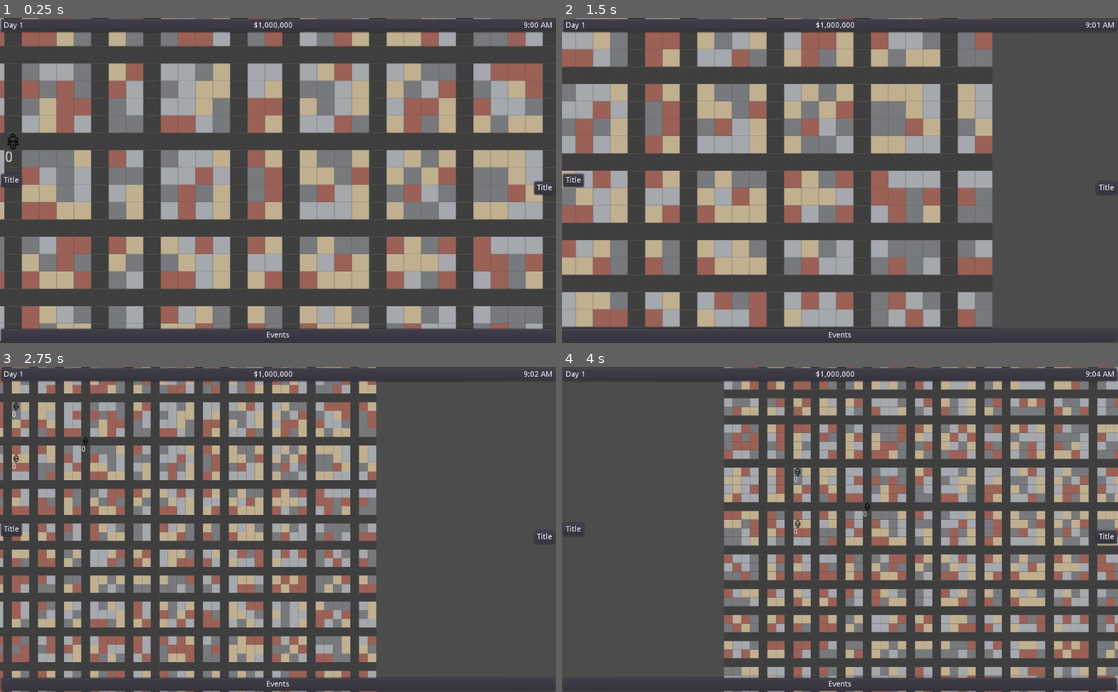
Above: before the commit, frames 1-4 (two rows, left to right).
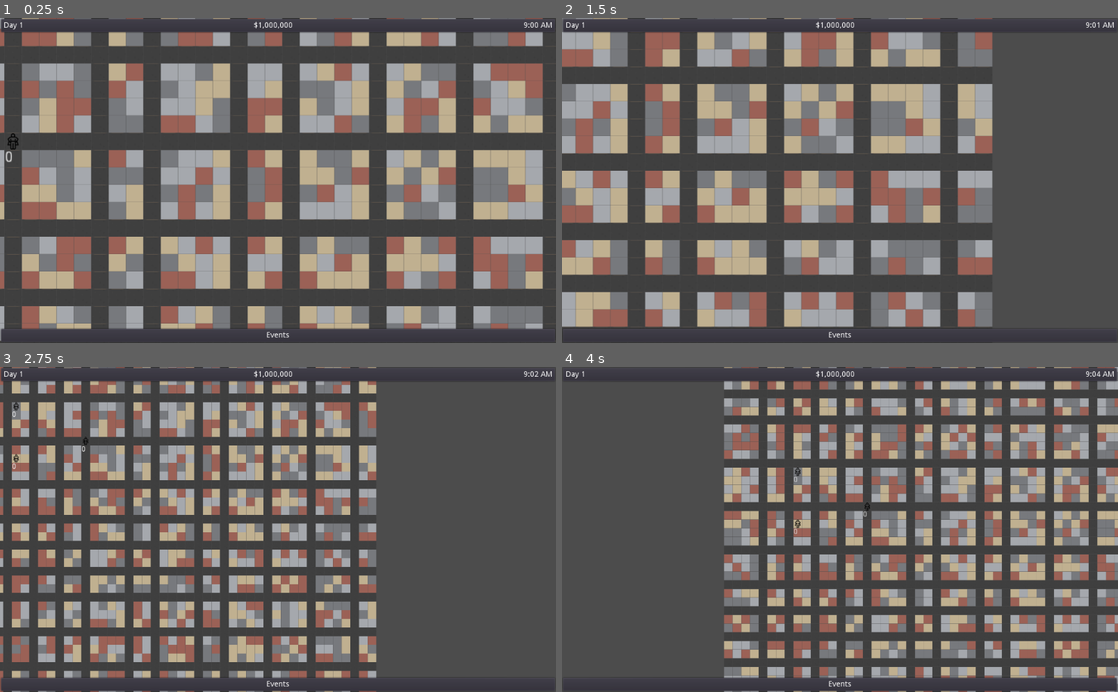
Above: after the commit, the same moments.

Repository: rachd/SuperheroDispatcher2.0
Game: Godot game, scene res://MapContainer/MapContainer.tscn
The game is run twice, just before and just after one commit, with the same random seed, the same clock (stepped at 60 frames per second) and the same inputs.
Inputs (mouse positions are in pixels of both pictures, inside the frame that each line leads up to):
- Up to frame 1 (0.25 s): no input
- Up to frame 2 (1.5 s): tap Enter at 0.5 s; move the mouse to (573, 141) at 0.52 s; hold D (right) 0.53-1.28 s; hold Mouse wheel down (wheel_down) 0.53-1.28 s; click (573, 141) at 0.67 s; tap Space at 1.25 s; move the mouse to (728, 196) at 1.27 s; hold S (down) from 1.28 s (still down); tap Mouse wheel up (wheel_up) at 1.35 s
- Up to frame 3 (2.75 s): tap Enter at 2 s; move the mouse to (333, 458) at 2.02 s; release S (down) at 2.03 s; hold D (right) from 2.03 s (still down); hold Mouse wheel down (wheel_down) from 2.03 s (still down)
- Up to frame 4 (4 s): tap Space at 2.75 s; move the mouse to (578, 458) at 2.77 s; release D (right) at 2.78 s; release Mouse wheel down (wheel_down) at 2.78 s; hold W (up) 2.78-3.53 s; tap Mouse wheel up (wheel_up) at 2.85 s; click (578, 458) at 2.92 s; tap Enter at 3.5 s; move the mouse to (1006, 578) at 3.52 s; hold A (left) from 3.53 s (still down); hold Mouse wheel down (wheel_down) from 3.53 s (still down)

The runs differ from the first frame. In frame 1, 0.2% of the frame differs, in the area x 0-100%, y 47-55%; in frame 2, 0.2%; in frame 3, 0.1%; in frame 4, 0.2%.

Commit message:
show hide side menu

Diff:
--- a/MapContainer/Map/Map.gd
+++ b/MapContainer/Map/Map.gd
@@ -1,4 +1,6 @@
 extends Control
+
+signal map_clicked
 
 var DISTRICT_WIDTH = 50
 var DISTRICT_HEIGHT = 50
@@ -59,6 +61,7 @@
 		add_child(hero)
 
 func _on_Map_clicked(target_position):
+	emit_signal("map_clicked")
 	if active_hero:
 		var start_position = active_hero.position
 		var start_road = $TileMap.closest_road(start_position, target_position)
@@ -75,3 +78,4 @@
 	rng.randomize()
 	_generate_district()
 	_generate_heros()
+	self.connect("map_clicked", get_node("/root/MapContainer"), "_on_Map_clicked")
--- a/MapContainer/MapContainer.gd
+++ b/MapContainer/MapContainer.gd
@@ -42,4 +42,8 @@
 		$CanvasLayer/PanelContainer/HBoxContainer/TimeLabel.text = _formatTime()
 
 func _on_Hero_info(hero):
-	$CanvasLayer4/PanelContainer/RightPanel.display_hero(hero.id)
+	$CanvasLayer4/RightPanelContainer/RightPanel.display_hero(hero.id)
+	$CanvasLayer4/RightPanelContainer.visible = true
+
+func _on_Map_clicked():
+	$CanvasLayer4/RightPanelContainer.visible = false
--- a/MapContainer/MapContainer.tscn
+++ b/MapContainer/MapContainer.tscn
@@ -67,7 +67,8 @@
 
 [node name="CanvasLayer3" type="CanvasLayer" parent="."]
 
-[node name="PanelContainer" type="PanelContainer" parent="CanvasLayer3"]
+[node name="LeftPanelContainer" type="PanelContainer" parent="CanvasLayer3"]
+visible = false
 anchor_top = 0.5
 anchor_bottom = 0.5
 margin_top = -14.0
@@ -79,7 +80,7 @@
 "_edit_use_anchors_": false
 }
 
-[node name="LeftPanel" parent="CanvasLayer3/PanelContainer" instance=ExtResource( 2 )]
+[node name="LeftPanel" parent="CanvasLayer3/LeftPanelContainer" instance=ExtResource( 2 )]
 anchor_right = 0.0
 anchor_bottom = 0.0
 margin_left = 7.0
@@ -90,7 +91,8 @@
 
 [node name="CanvasLayer4" type="CanvasLayer" parent="."]
 
-[node name="PanelContainer" type="PanelContainer" parent="CanvasLayer4"]
+[node name="RightPanelContainer" type="PanelContainer" parent="CanvasLayer4"]
+visible = false
 anchor_left = 1.0
 anchor_top = 0.5
 anchor_right = 1.0
@@ -102,7 +104,7 @@
 "_edit_use_anchors_": false
 }
 
-[node name="RightPanel" parent="CanvasLayer4/PanelContainer" instance=ExtResource( 4 )]
+[node name="RightPanel" parent="CanvasLayer4/RightPanelContainer" instance=ExtResource( 4 )]
 anchor_right = 0.0
 anchor_bottom = 0.0
 margin_left = 7.0
--- a/MapContainer/RightPanel.gd
+++ b/MapContainer/RightPanel.gd
@@ -2,4 +2,7 @@
 
 func display_hero(id):
 	var hero = constants.get_hero_stats()[id]
-	$Label.text = hero.name
+	$NameLabel.text = hero.name
+	$HealthLabel.text = "Health %d" % [hero.health]
+	$SpeedLabel.text = "Speed %d" % [hero.speed]
+	$AttackLabel.text = "Attack %d" % [hero.attack]
--- a/MapContainer/RightPanel.tscn
+++ b/MapContainer/RightPanel.tscn
@@ -1,7 +1,6 @@
 [gd_scene load_steps=2 format=2]
 
 [ext_resource path="res://MapContainer/RightPanel.gd" type="Script" id=1]
-
 
 [node name="RightPanel" type="VBoxContainer"]
 anchor_right = 1.0
@@ -11,10 +10,25 @@
 "_edit_use_anchors_": false
 }
 
-[node name="Label" type="Label" parent="."]
+[node name="NameLabel" type="Label" parent="."]
 margin_right = 1024.0
 margin_bottom = 14.0
 text = "Title"
 __meta__ = {
 "_edit_use_anchors_": false
 }
+
+[node name="HealthLabel" type="Label" parent="."]
+margin_top = 18.0
+margin_right = 1024.0
+margin_bottom = 32.0
+
+[node name="SpeedLabel" type="Label" parent="."]
+margin_top = 36.0
+margin_right = 1024.0
+margin_bottom = 50.0
+
+[node name="AttackLabel" type="Label" parent="."]
+margin_top = 54.0
+margin_right = 1024.0
+margin_bottom = 68.0
--- a/project.godot
+++ b/project.godot
@@ -23,6 +23,10 @@
 
 constants="*res://constants.gd"
 gameVariables="*res://gameVariables.gd"
+
+[display]
+
+window/size/fullscreen=true
 
 [input]
 
